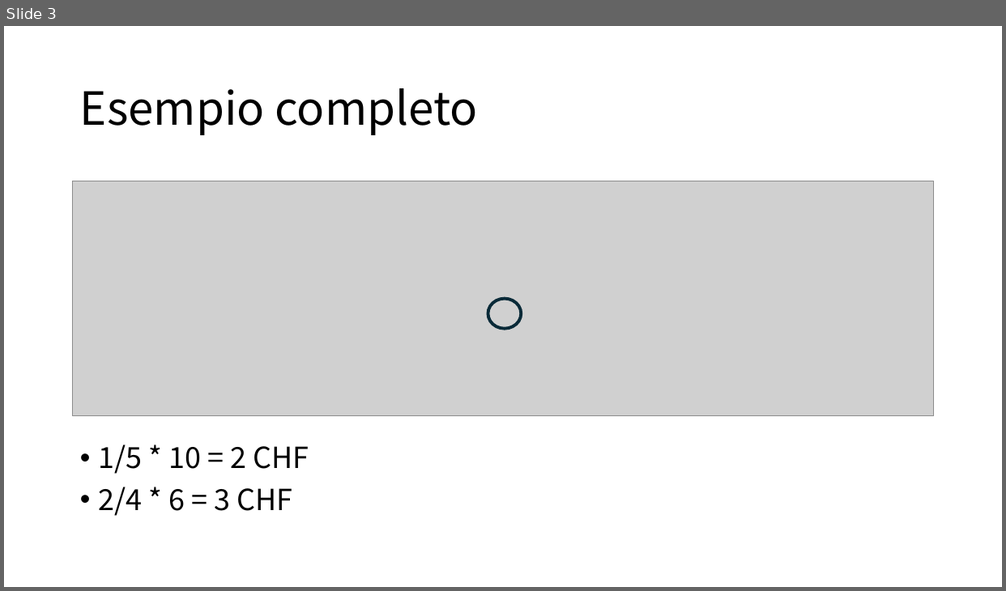
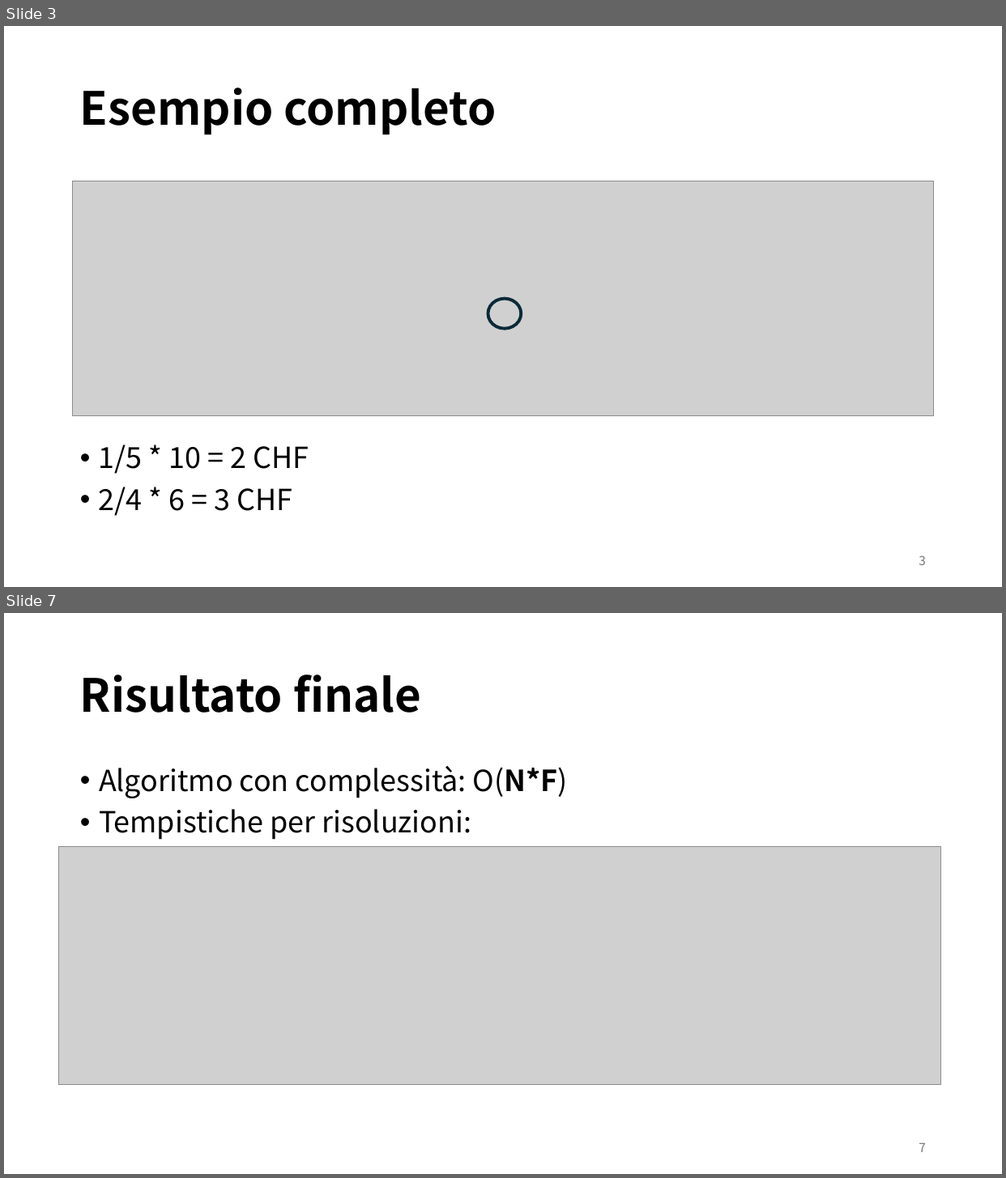
Before and after one commit to MicheaColautti/FigurePanini, a slide deck: src/Presentation/ProgettoAlgovitmi.pptx. Shown one above the other, each under a label of ours: slide 3 before the commit, slides 3 and 7 after it; the slides between them are not shown. The pictures are 1006x591 and 1006x1178 pixels, drawn with LibreOffice and Linux fonts; fonts in the diff are those of the drawing; grey boxes stand for pictures. Boxes give left, top, right and bottom in pixels: in the first picture for what was removed or moved away, otherwise in the second. Text is boxed around its words. In the diff, an @@ line names an element or a change of style, - is before the commit and + after.

```diff
--- a/src/Presentation/ProgettoAlgovitmi.pptx
+++ b/src/Presentation/ProgettoAlgovitmi.pptx
@@ slide 7 added at (x1=4, y1=613, x2=1002, y2=1174), background #FFFFFF @@
@@ title added at (x1=80, y1=675, x2=421, y2=713), 44 pt, text #000000, bold @@
+Risultato finale
@@ text added at (x1=99, y1=766, x2=568, y2=840), 28 pt, text #000000 @@
+• Algoritmo con complessità: O(N*F)
+• Tempistiche per risoluzioni:
@@ picture added at (x1=58, y1=846, x2=941, y2=1085) @@
@@ page number added at (x1=918, y1=1144, x2=926, y2=1152), 12 pt, text #797979 @@
+7
@@ slide 3 changed as well @@
@@ title "Esempio completo" at (x1=80, y1=88, x2=496, y2=135): bold on @@
@@ page number added at (x1=918, y1=556, x2=926, y2=565), 12 pt, text #797979 @@
+3
```
Also in this commit, not shown: 4 other slides changed, 1 other slide added, 2 slides removed.
